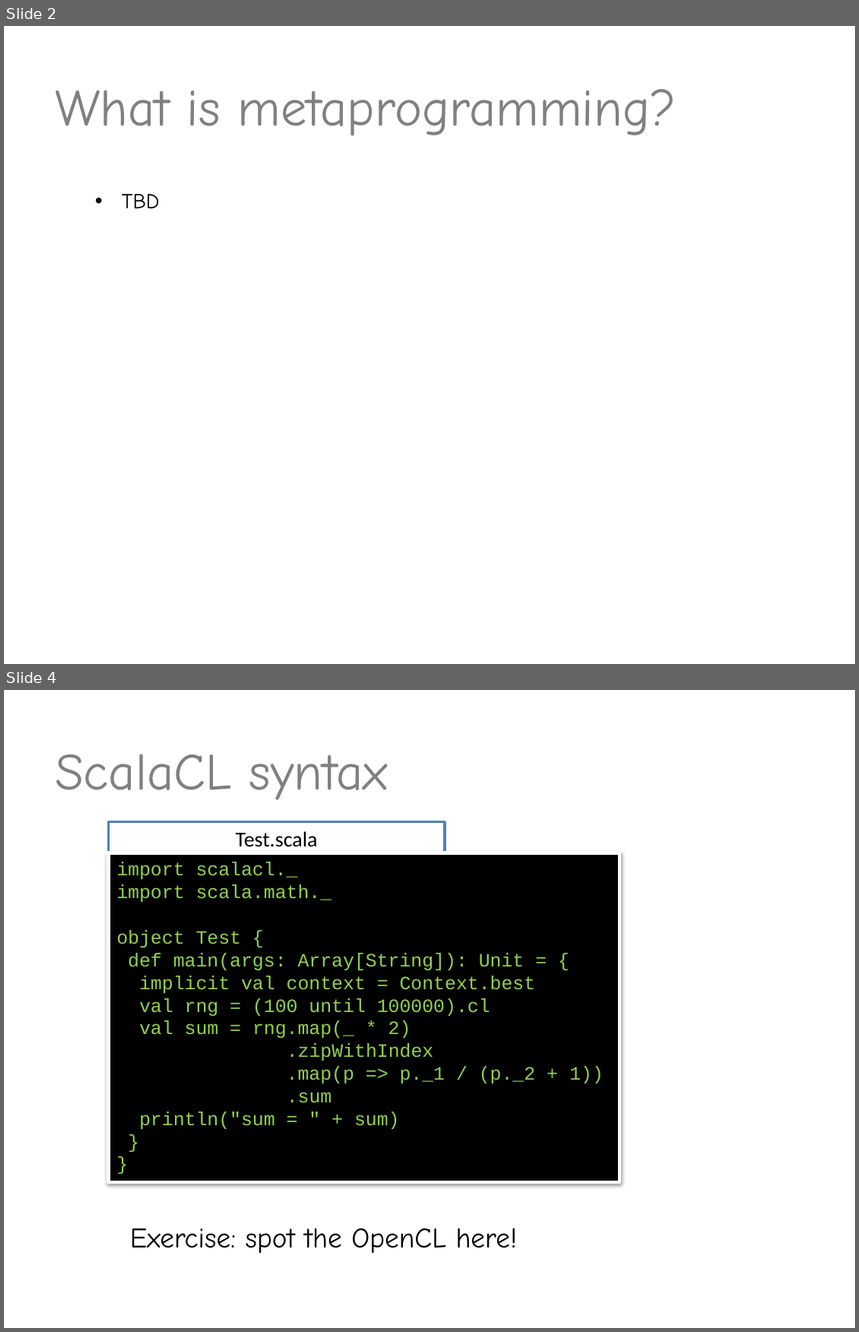
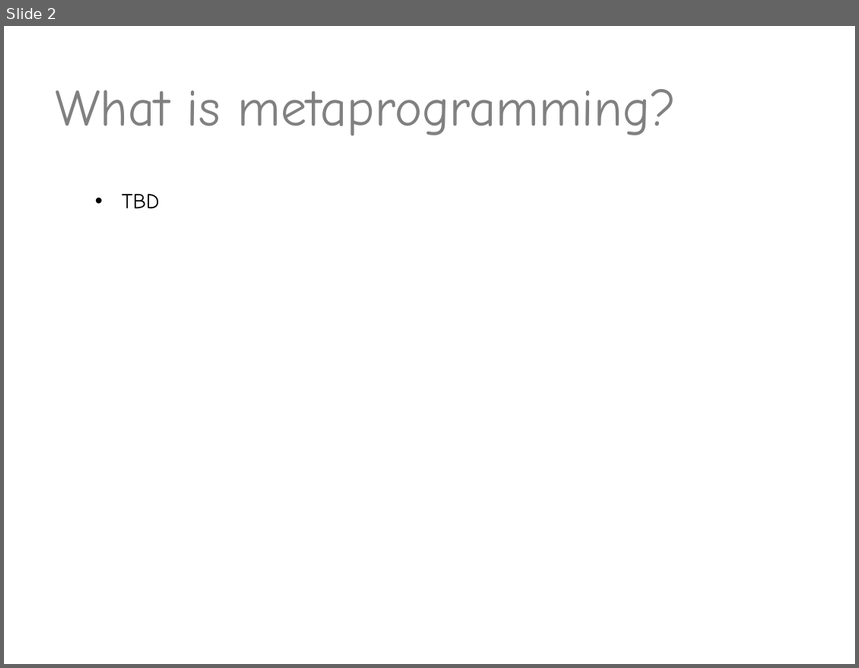
Before and after one commit to valdisxp1/scala-metaprograming-fun, a slide deck: Scala_metaprogramming.pptx. Shown one above the other, each under a label of ours: slides 2 and 4 before the commit, slide 2 after it; the slides between them are not shown. The pictures are 859x1332 and 859x668 pixels, drawn with LibreOffice and Linux fonts; fonts in the diff are those of the drawing. Boxes give left, top, right and bottom in pixels: in the first picture for what was removed or moved away, otherwise in the second. Text is boxed around its words. In the diff, an @@ line names an element or a change of style, - is before the commit and + after.

```diff
--- a/Scala_metaprogramming.pptx
+++ b/Scala_metaprogramming.pptx
@@ slide 4 removed at [4, 690, 855, 1328], background #FFFFFF @@
@@ title removed at [55, 754, 388, 800] @@
-ScalaCL syntax
@@ rectangle removed at [109, 822, 445, 855] @@
-Test.scala
@@ rectangle removed at [109, 853, 620, 1182] @@
-import scalacl._
-import scala.math._
-object Test {
-def main(args: Array[String]): Unit = {
-implicit val context = Context.best
-val rng = (100 until 100000).cl
-val sum = rng.map(_ * 2)
-.zipWithIndex
-.map(p => p._1 / (p._2 + 1))
-.sum
-println("sum = " + sum)
-}
-}
@@ text removed at [130, 1228, 518, 1254] @@
-Exercise: spot the OpenCL here!
```
Also in this commit, not shown: 2 slides changed, 1 slide added, 8 other slides removed.
